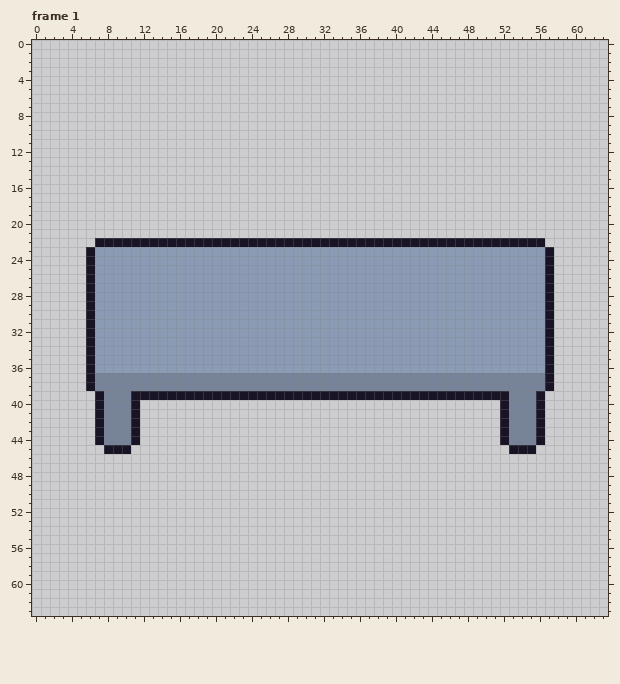
A pixel-art file gets an edit: assets/items/small rectangle table.aseprite. Above is the file before it was changed.
64x64 pixels, 2 frames. Shown: frame 1. The commit also changed other frames, which this record leaves out.
New version:
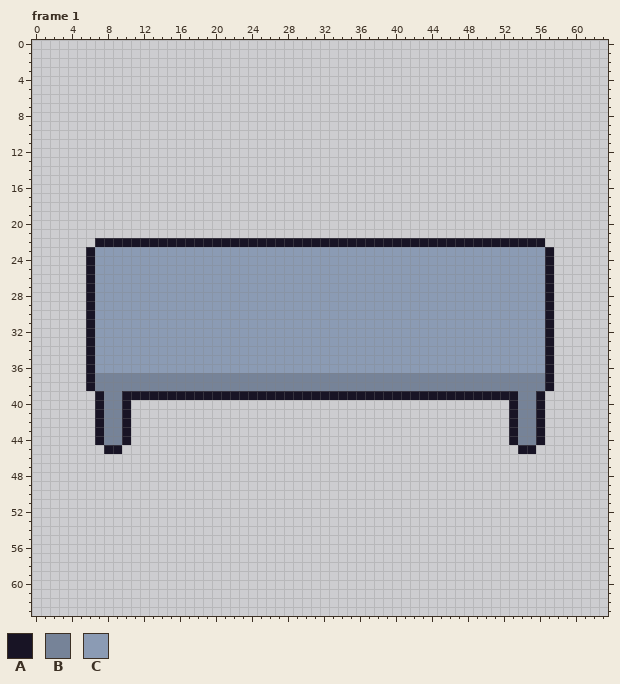
Palette (. is transparent): A #181425  B #768398  C #8b9bb4
The exact change:
Changed rows in their new state; - is an unchanged pixel.
Frame 1:
first column x 10:
39 A------------------------------------------A
40 A.----------------------------------------.A
41 A.----------------------------------------.A
42 A.----------------------------------------.A
43 A.----------------------------------------.A
44 A.----------------------------------------.A
45 .------------------------------------------.
